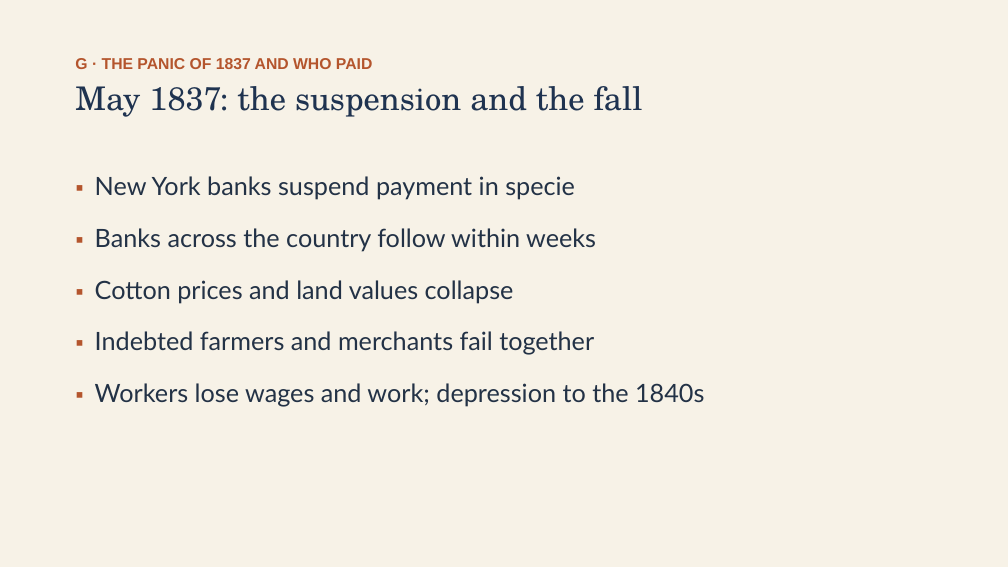
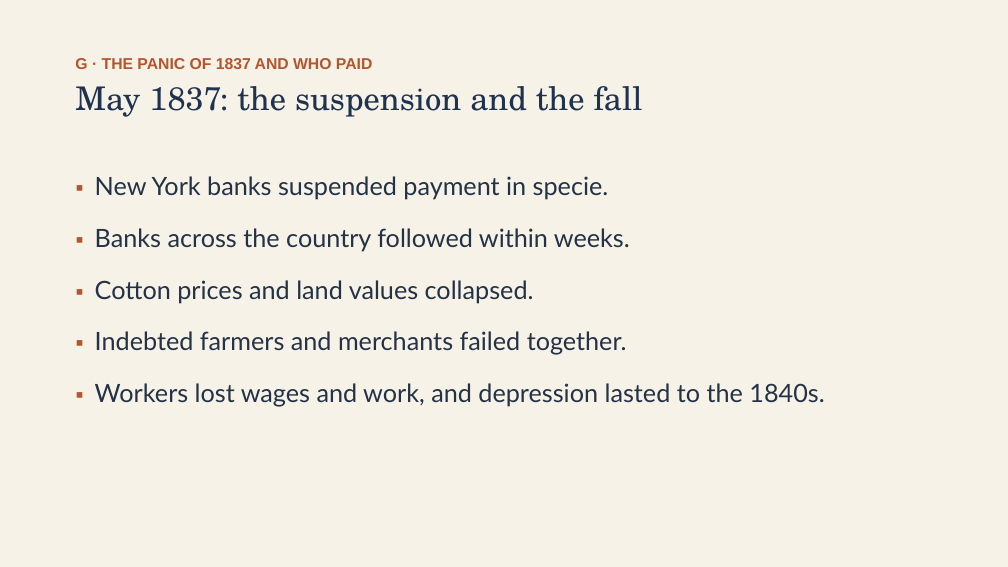
Before and after one commit to ab17gthb/humanities-curriculum-group, a slide deck: slide 20 of jackson-reform/lesson-04/lesson-04-slides.pptx. Drawn at 1008x567 pixels with LibreOffice and Linux fonts; fonts in the diff are those of the drawing. Boxes give left, top, right and bottom in pixels: in the first picture for what was removed or moved away, otherwise in the second. Text is boxed around its words. In the diff, an @@ line names an element or a change of style, - is before the commit and + after.

```diff
--- a/jackson-reform/lesson-04/lesson-04-slides.pptx
+++ b/jackson-reform/lesson-04/lesson-04-slides.pptx
@@ text at (95,176,824,406): text changed @@
-▪ New York banks suspend payment in specie
-▪ Banks across the country follow within weeks
-▪ Cotton prices and land values collapse
-▪ Indebted farmers and merchants fail together
-▪ Workers lose wages and work; depression to the 1840s
+▪ New York banks suspended payment in specie.
+▪ Banks across the country followed within weeks.
+▪ Cotton prices and land values collapsed.
+▪ Indebted farmers and merchants failed together.
+▪ Workers lost wages and work, and depression lasted to the 1840s.
```
Also in this commit, not shown: 9 other slides changed, 6 other files.
